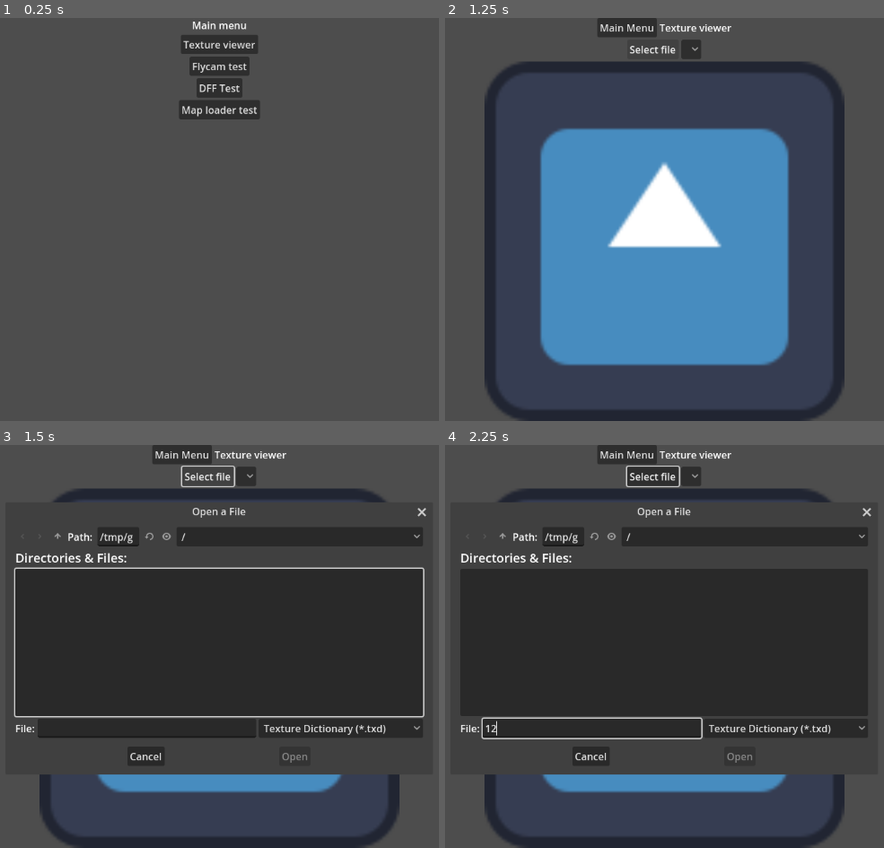
Above: before the commit, frames 1-4 (two rows, left to right).
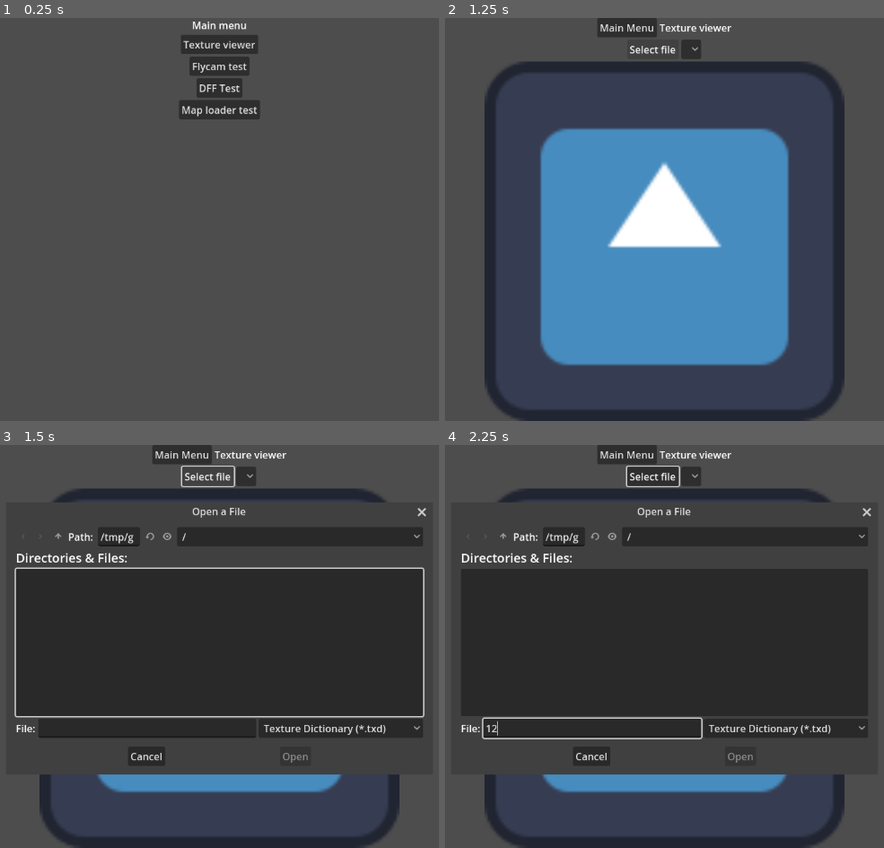
Above: after the commit, the same moments.

Repository: FOSS-Supremacy/OpenLiberty
Game: Godot game, scene res://startup.tscn
Two runs of this game, one before a commit and one after it. Both use one fixed random seed, a clock stepped at 60 frames per second and the inputs below. The engine's default icon, where the game draws it, is replaced by a stand-in: a white triangle on a blue panel in a dark square.
Inputs (mouse positions are in pixels of both pictures, inside the frame that each line leads up to):
- Up to frame 1 (0.25 s): no input
- Up to frame 2 (1.25 s): click "Texture viewer" at 0.5 s
- Up to frame 3 (1.5 s): click "Select file" at 1.25 s
- Up to frame 4 (2.25 s): click (589, 727) at 2.02 s; type "12" at 2.1 s

Frames 1-2 are identical in both runs. In frame 3, 0.8% of the frame differs, in the area x 3-71%, y 21-79%; in frame 4, 0.7%.
Error in both runs: Assertion failed: 0 (res://scripts/game_manager.gd:28)

Commit message:
expose `open_file()`

Diff:
--- a/scripts/game_manager.gd
+++ b/scripts/game_manager.gd
@@ -17,14 +17,14 @@
 
 	print("GTA path: %s" % gta_path)
 	_read_gta3_dir()
-	_gta3_img = _open_file("models/gta3.img", FileAccess.READ)
+	_gta3_img = open_file("models/gta3.img", FileAccess.READ)
 
 	var err := get_tree().change_scene_to_file("res://scenes/main_menu/main_menu.tscn")
 	assert(err == OK, "failed to load main menu")
 
 
 func _read_gta3_dir() -> void:
-	var file := _open_file("models/gta3.dir", FileAccess.READ)
+	var file := open_file("models/gta3.dir", FileAccess.READ)
 	assert(file != null, "%d" % FileAccess.get_open_error())
 
 	while not file.eof_reached():
@@ -35,7 +35,7 @@
 
 
 ## Open a file with case-insensitive path
-func _open_file(path: String, mode: FileAccess.ModeFlags) -> FileAccess:
+func open_file(path: String, mode: FileAccess.ModeFlags) -> FileAccess:
 	var diraccess := DirAccess.open(gta_path)
 	var parts := path.split("/")
 
@@ -107,7 +107,7 @@
 
 
 func read_map_data(path: String, line_handler: Callable) -> void:
-	var file := _open_file(path.replace("\\", "/"), FileAccess.READ)
+	var file := open_file(path.replace("\\", "/"), FileAccess.READ)
 	assert(file != null, "%d" % FileAccess.get_open_error())
 
 	var section: String
